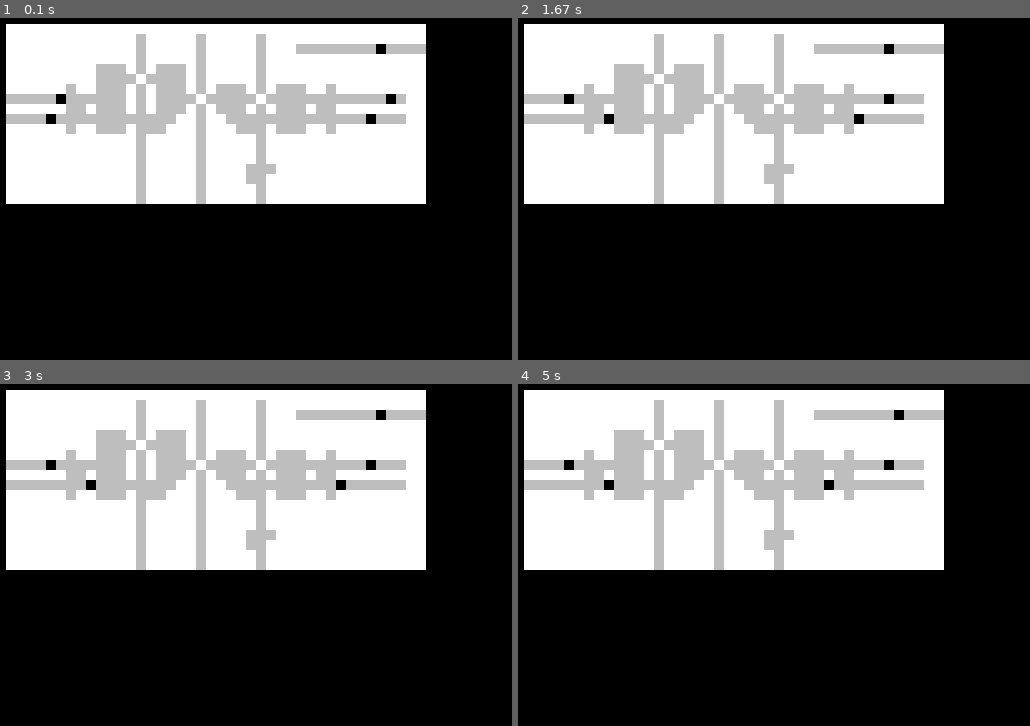
Above: before the commit, frames 1-4 (two rows, left to right).
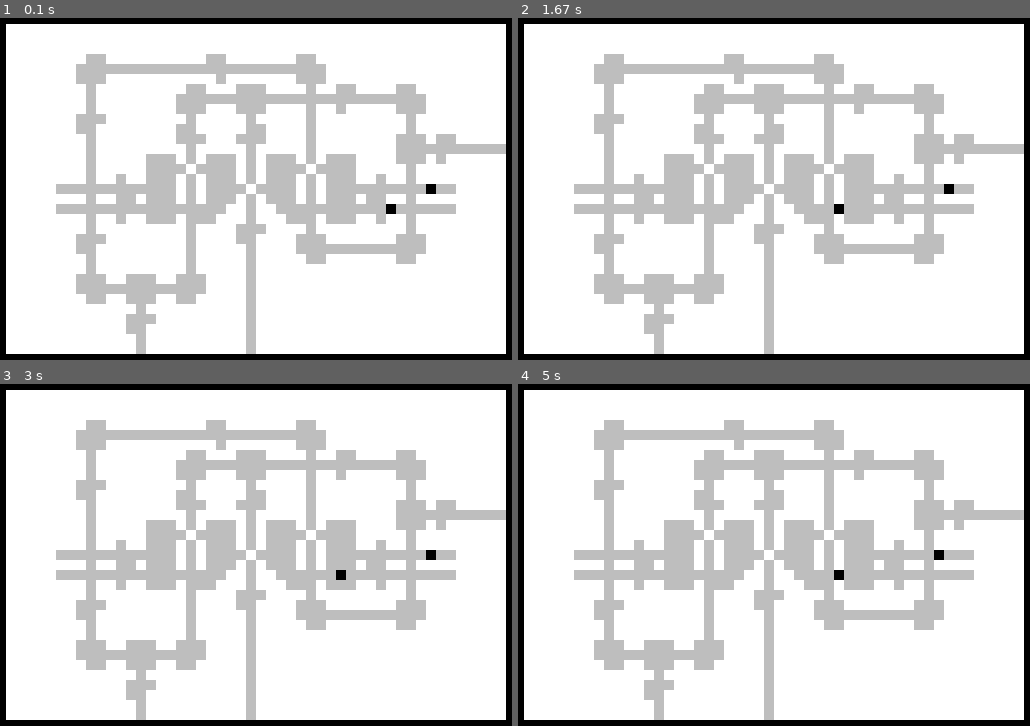
Above: after the commit, the same moments.

Repository: timo/brownomat
Game: pygame game, started from pygamefe.py
Same seed, same stepped clock (60 frames per second), same inputs: the game is played once before the commit and once after it. The source is Python 2; it was converted automatically to run under Python 3.
Inputs (mouse positions are in pixels of both pictures, inside the frame that each line leads up to):
- Up to frame 1 (0.1 s): no input
- Up to frame 2 (1.67 s): click (902, 305) at 0.38 s
- Up to frame 3 (3 s): tap Space at 1.73, 2.23, 2.87 s; move the mouse to (outside the picture) at 2.2 s; click (outside the picture) at 2.48 s; move the mouse to (outside the picture) at 2.83 s
- Up to frame 4 (5 s): click (outside the picture) at 3.18 s; move the mouse to (outside the picture) at 3.63 s; tap Space at 3.67 s; click (outside the picture) at 4.05 s; move the mouse to (outside the picture) at 4.52 s; click (outside the picture) at 4.97 s

The runs differ from the first frame. In frame 1, 69% of the frame differs, in the area x 1-99%, y 1-99%; in frame 2, 69%; in frame 3, 69%; in frame 4, 69%.

Commit message:
implement a complete xor gate.

Diff:
--- a/field_data.py
+++ b/field_data.py
@@ -90,22 +90,37 @@
 
 xor_drjoin = """\
 
-             #     #     #
-             #     #     #   #########O###
-             #     #     #
-         ### # ### #     #
-         #### #### #     #
-      #  ### # ### # ### # ###  #
-#####O###### # #### ##### #########O####
-      ## ### # ### # ### # ### ##
-#####O###########  #  ##############O###
-      #  ### ###   #   ### ###  #
-             #     #     #
-             #     #     #
-             #     #     #
-             #     #    ###
-             #     #    ##
-             #     #     #
-             #     #     #
+
+
+        ##          ##       ##
+       #########################
+       ###           #       ###
+        #         ##   ###    #  ##    ##
+        #        #########################
+        #        ###   ###    #  #     ###
+       ###        #     #     #         #
+       ##        ##     ##    #         #
+        #        ###   ###    #        ### ##  c'
+        #         #     #     #        ###########
+        #     ### # ### # ### # ###    ### #
+        #     #### #### # #### ####     #
+        #  #  ### # ### # ### # ###  #  #
+  a0 ############ # #### #### # #########O### a1
+        #  ## ### # ### # ### # ### ##  #
+  b0 #################  #  ##############O### b1
+        #  #  ### ###   #   ### ###  #  #
+        #         #    ###    #         #
+       ###        #    ##    ###       ###
+       ##         #     #    #############
+        #         #     #     ##       ##
+        #         #     #
+       ###  ###  ###    #
+       #############    #
+        ##  ###  ##     #
+             #          #
+            ###         #
+            ##          #
+             #          #
+         c0  #       c1 #
 
 """
